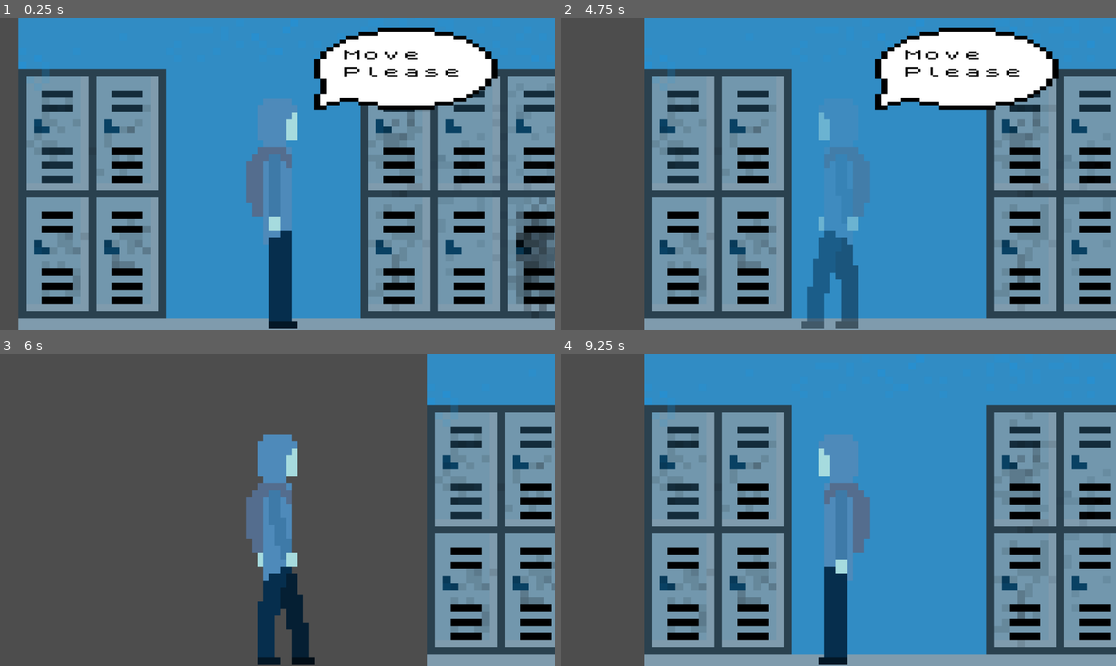
Above: before the commit, frames 1-4 (two rows, left to right).
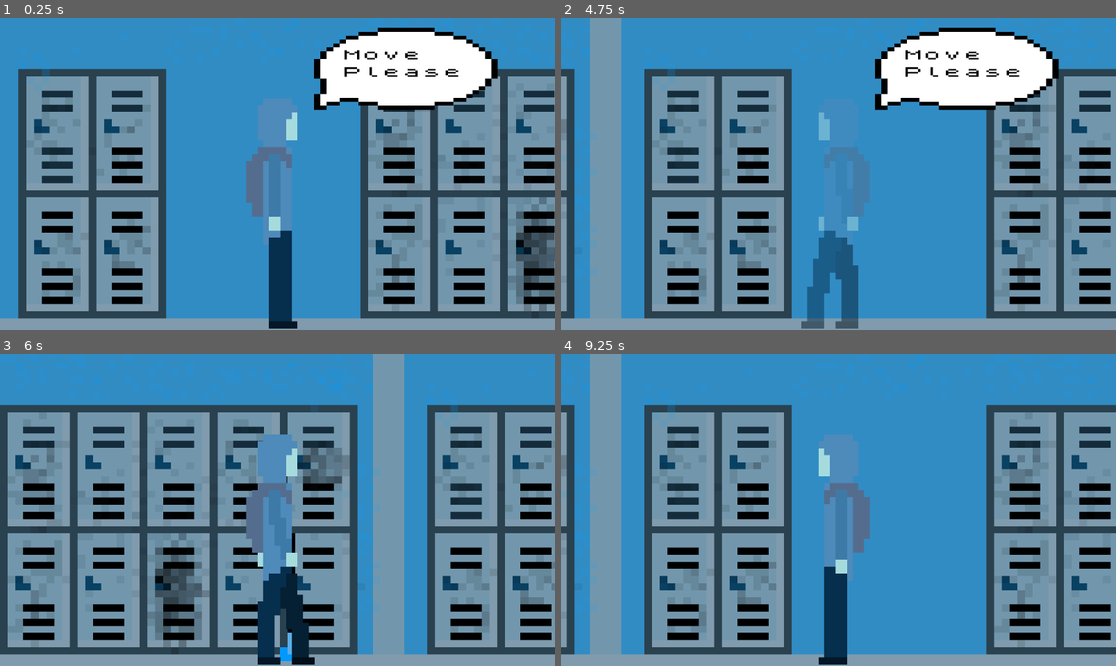
Above: after the commit, the same moments.

Repository: DragonNestKing1/Silent-Shifts
Game: Godot game, scene res://game.tscn
The game is run twice, just before and just after one commit, with the same random seed, the same clock (stepped at 60 frames per second) and the same inputs. The engine's default icon, where the game draws it, is replaced by a stand-in: a white triangle on a blue panel in a dark square.
Inputs:
- Up to frame 1 (0.25 s): no input
- Up to frame 2 (4.75 s): tap Enter at 0.5 s; hold D (right) 0.53-1.28 s; tap E (interact) at 0.6, 2.1, 3.6 s; hold A (left) 1.28-2.03 s; tap Space (invisibility toggle) at 1.35, 2.85, 4.35 s; hold D (right) 2.03-3.53 s; hold A (left) from 3.53 s (still down)
- Up to frame 3 (6 s): tap E (interact) at 5.1 s; release A (left) at 5.78 s; hold D (right) from 5.78 s (still down); tap Space (invisibility toggle) at 5.85 s
- Up to frame 4 (9.25 s): tap E (interact) at 6.6, 8.1 s; tap Space (invisibility toggle) at 7.35, 8.85 s; release D (right) at 8.03 s; hold A (left) from 8.03 s (still down)

The runs differ from the first frame. In frame 1, 3.4% of the frame differs, in the area x 0-4%, y 0-100%; in frame 2, 15%; in frame 3, 71%, in the area x 0-77%, y 0-100%; in frame 4, 15%.
Error before the commit: Parse Error: Expected indented block after function declaration. (res://obstacle.gd:4)
Error after the commit: Cannot call method 'get_node' on a null value. (res://obstacle.gd:3)

Commit message:
Halfway DONE v0.05
AAAAAAAAAA

Diff:
--- a/background.tscn
+++ b/background.tscn
@@ -1,8 +1,11 @@
-[gd_scene load_steps=4 format=3 uid="uid://dsxxohplbqdt"]
+[gd_scene load_steps=5 format=3 uid="uid://dsxxohplbqdt"]
 
 [ext_resource type="Texture2D" uid="uid://cbbsi28pvef0" path="res://HALLWAY.webp" id="1_c6w5i"]
 [ext_resource type="Texture2D" uid="uid://b6l54mkewufxx" path="res://blue-hallway-lockers.png" id="2_6ssfl"]
 [ext_resource type="Texture2D" uid="uid://bmwjpgkb4qsqh" path="res://blue-hallway-no-door.png" id="3_b7dh2"]
+
+[sub_resource type="RectangleShape2D" id="RectangleShape2D_dnchc"]
+size = Vector2(74, 106)
 
 [node name="Background" type="Node2D"]
 
@@ -20,3 +23,28 @@
 position = Vector2(-832, -16)
 scale = Vector2(7.68, 7.04)
 texture = ExtResource("3_b7dh2")
+
+[node name="Sprite2D2" type="Sprite2D" parent="."]
+position = Vector2(-3104, -16)
+scale = Vector2(0.502857, 0.502857)
+texture = ExtResource("1_c6w5i")
+
+[node name="Blue-hallway-lockers2" type="Sprite2D" parent="."]
+position = Vector2(-1600, -16)
+scale = Vector2(7.68, 7.04)
+texture = ExtResource("2_6ssfl")
+
+[node name="Blue-hallway-no-door2" type="Sprite2D" parent="."]
+position = Vector2(-2368, -16)
+scale = Vector2(7.68, 7.04)
+texture = ExtResource("3_b7dh2")
+
+[node name="Blue-hallway-no-door3" type="Sprite2D" parent="."]
+position = Vector2(-3840, -16)
+scale = Vector2(7.68, 7.04)
+texture = ExtResource("3_b7dh2")
+
+[node name="CollisionShape2D" type="CollisionShape2D" parent="Blue-hallway-no-door3"]
+position = Vector2(16.6667, 2.27273)
+scale = Vector2(0.130208, 0.142045)
+shape = SubResource("RectangleShape2D_dnchc")
--- a/obstacle.gd
+++ b/obstacle.gd
@@ -1,4 +1,12 @@
 extends CharacterBody2D
-# @import chatting_now
+
+var character_body: CharacterBody2D = get_parent().get_node("CharacterBody2D")
 
 func _physics_process(_delta):
+
+	if character_body.chatting_now:
+		# Do something when chatting is happening
+		print("Character is currently chatting!")
+	else:
+		# Do something else
+		print("Character is not chatting.")
